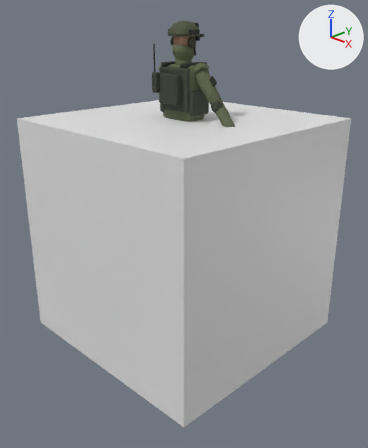
The Blender file tools/soldier/soldier.blend as it was, and as the next commit left it.
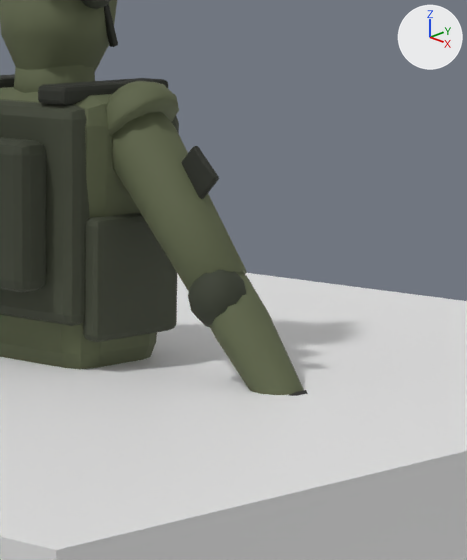
There are two pictures of each version: one whole from a 50 mm lens placed at (3.08, -3.076, 1.726), pointed at (0.081, -0.081, 0.088), one close up on the part from 47% to 73% of the width and 10% to 36% of the height. Lighting does not change. The marker at upper right points along +X, +Y and +Z. The older version's two pictures come first. Both versions are drawn at frame 20 of the action 'fallBack_shoulderR'; the numbers are the values there.

Names of what the first close-up shows: 'Cube', 'elbowR_pouch', 'foreArmR', 'neck_uniform', 'shoulderR_accent', 'shoulderR_strap', 'spine_pouch', 'spine_strap', 'spine_vest', 'torso', 'upperArmR' and 3 more.
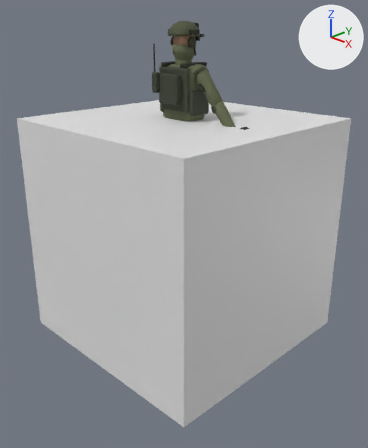
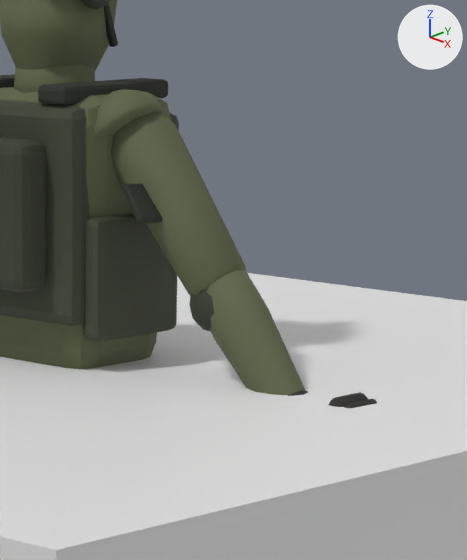
ob_shoulderr is not drawn itself; it is the parent of ob_upperarmr, ob_shoulderr_accent, ob_shoulderr_strap, ob_elbowr.

What differs and where, as boxes (x1, y1, x2, y2) in the close-ups (467 x 560 px):
'upperArmR', turned: before (112, 112, 247, 292); after (111, 111, 246, 297)
'foreArmR', turned: before (209, 272, 304, 395); after (205, 269, 306, 395)
'shoulderR_accent', turned: before (106, 81, 179, 136); after (94, 89, 163, 141)
'elbowR_pouch', turned: before (188, 270, 247, 327); after (189, 290, 214, 331)
'shoulderR_strap', turned: before (181, 146, 219, 199); after (122, 184, 162, 223)
'handR', turned (not visible before): after (328, 392, 377, 408)
'elbowR_glove', turned (mostly hidden): (288, 390, 308, 396) in both

What the commit changed:
Object 'shoulderR' (ob_shoulderr) turns from (0, -40, 0) to (40, 0, -90) degrees about x, y and z.
